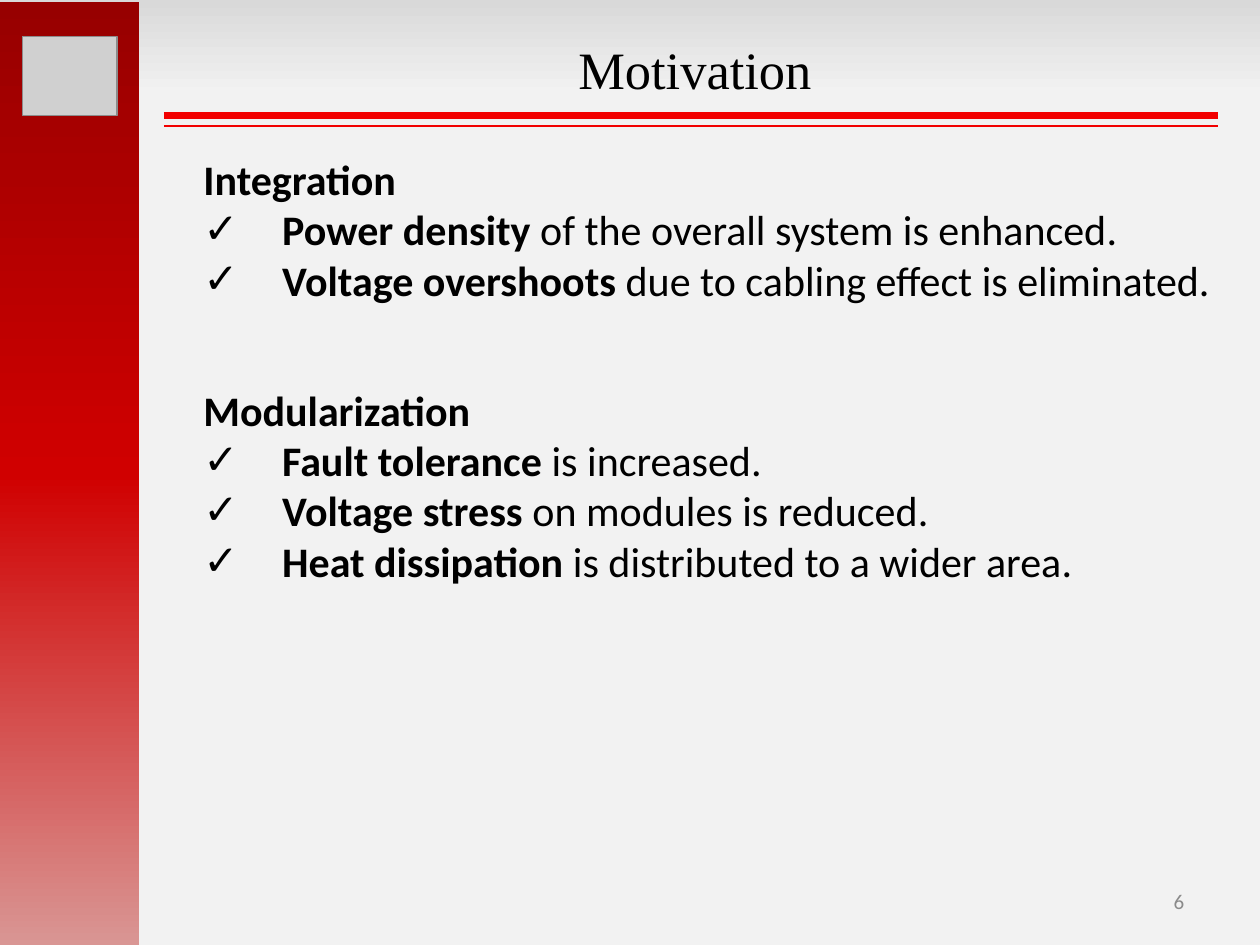
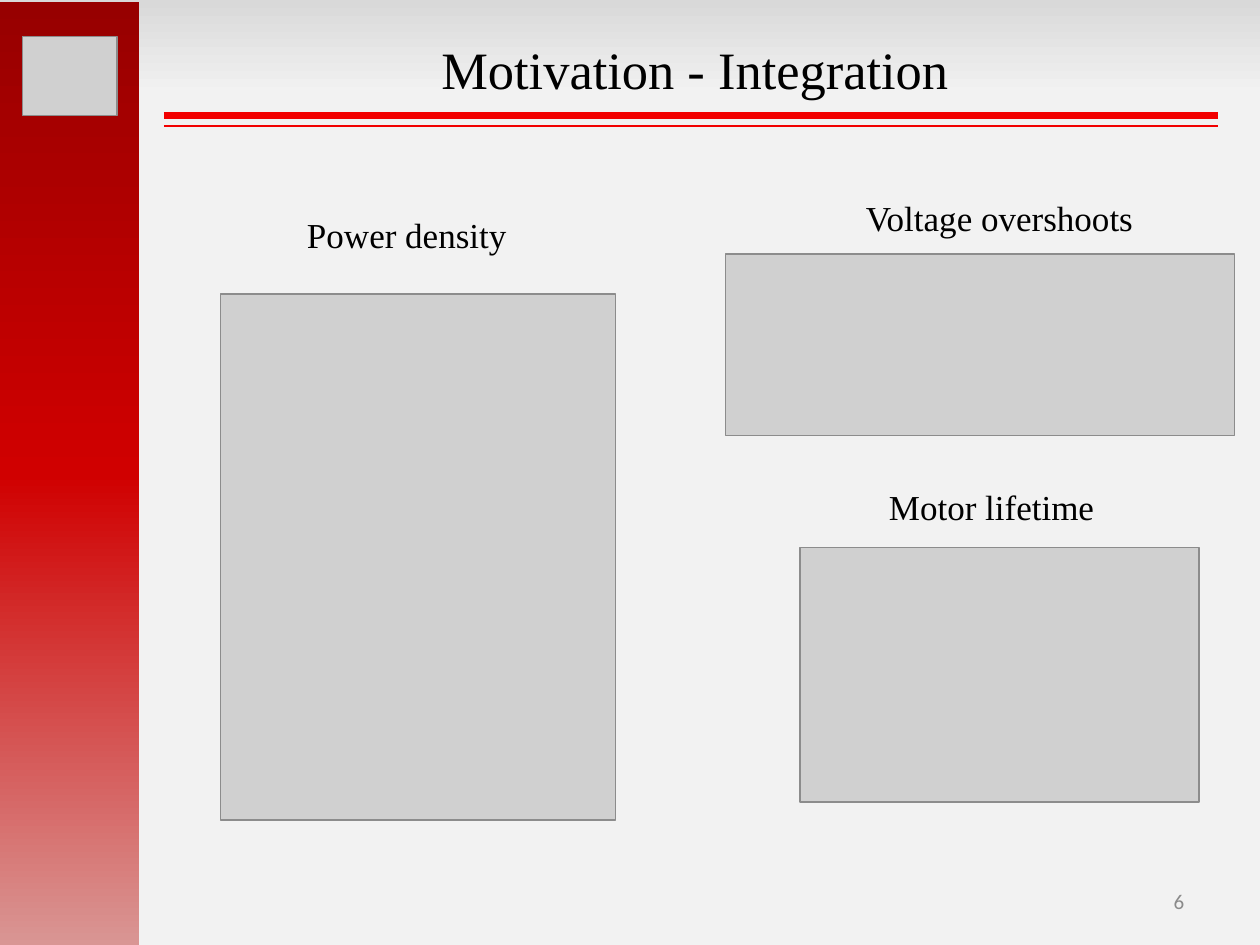
Before and after one commit to hakanpolat/IMMD, a slide deck: slide 6 of GRW2017/sunum/GRW2017_MesutUğur.pptx. Drawn at 1260x945 pixels with LibreOffice and Linux fonts; fonts in the diff are those of the drawing; grey boxes stand for pictures. Boxes give left, top, right and bottom in pixels: in the first picture for what was removed or moved away, otherwise in the second. Text is boxed around its words. In the diff, an @@ line names an element or a change of style, - is before the commit and + after.

```diff
--- a/GRW2017/sunum/GRW2017_MesutUğur.pptx
+++ b/GRW2017/sunum/GRW2017_MesutUğur.pptx
@@ text at [441,54,948,100]: text changed @@
-Motivation
+Motivation - Integration
@@ text removed at [203,165,1209,304] @@
-Integration
-✓ Power density of the overall system is enhanced.
-✓ Voltage overshoots due to cabling effect is eliminated.
@@ text added at [866,206,1133,238], 20 pt, text #000000 @@
+Voltage overshoots
@@ text added at [307,223,506,255], 20 pt, text #000000 @@
+Power density
@@ picture added at [726,255,1235,436] @@
@@ picture added at [220,294,615,820] @@
@@ text removed at [203,396,1072,584] @@
-Modularization
-✓ Fault tolerance is increased.
-✓ Voltage stress on modules is reduced.
-✓ Heat dissipation is distributed to a wider area.
@@ text added at [889,495,1094,521], 20 pt, text #000000 @@
+Motor lifetime
@@ picture added at [800,548,1200,803] @@
```
Also in this commit, not shown: 7 other slides changed, 6 slides added, 33 other files.
